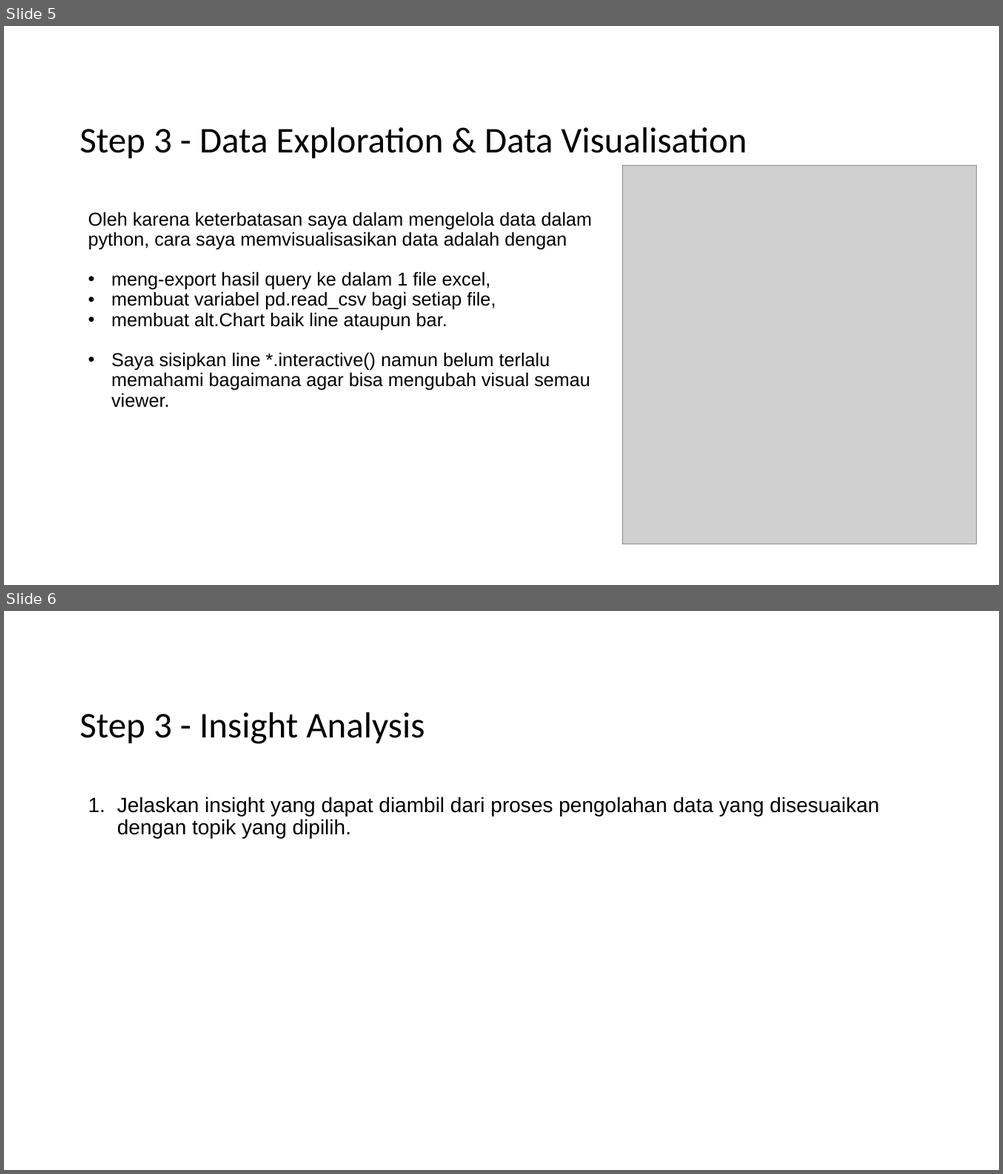
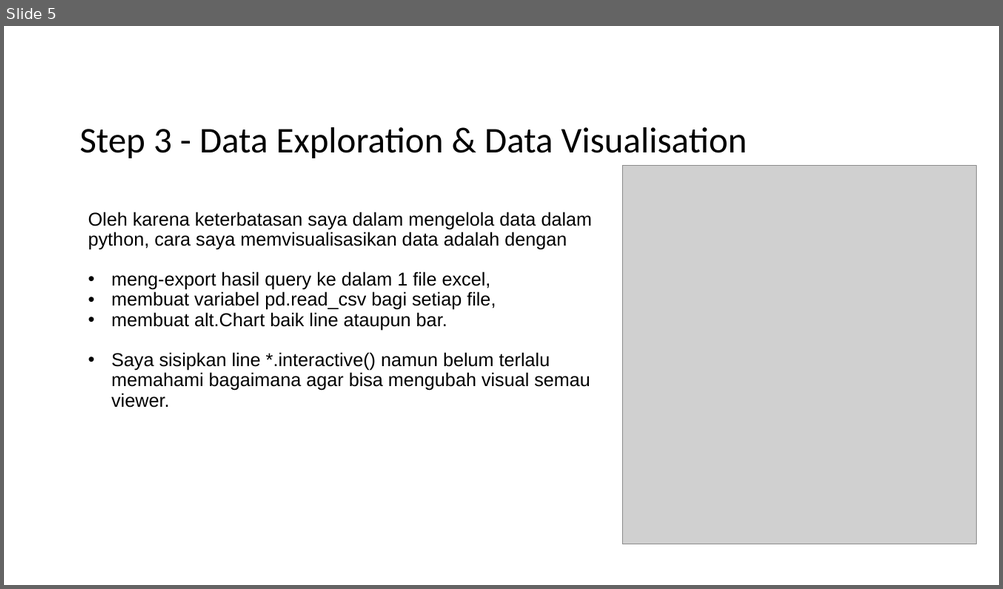
Before and after one commit to ridhomayo/TETRIS-DQLab-B3_Capstone_Project_142_RIDHO_MAYO, a slide deck: 142-Ridho-Mayo Tahapan Analisis Data Capstone Project .pptx. Shown one above the other, each under a label of ours: slides 5 and 6 before the commit, slide 5 after it. The pictures are 1003x1174 and 1003x589 pixels, drawn with LibreOffice and Linux fonts; fonts in the diff are those of the drawing; grey boxes stand for pictures; background and template pictures are left out. Boxes give left, top, right and bottom in pixels: in the first picture for what was removed or moved away, otherwise in the second. Text is boxed around its words. In the diff, an @@ line names an element or a change of style, - is before the commit and + after.

```diff
--- a/142-Ridho-Mayo Tahapan Analisis Data Capstone Project .pptx
+++ b/142-Ridho-Mayo Tahapan Analisis Data Capstone Project .pptx
@@ slide 6 removed at <box>4,611,999,1170</box>, background picture (left out) @@
@@ title removed at <box>79,712,424,744</box> @@
-Step 3 - Insight Analysis
@@ text removed at <box>117,797,879,838</box> @@
-1. Jelaskan insight yang dapat diambil dari proses pengolahan data yang disesuaikan dengan topik yang dipilih.
```
Also in this commit, not shown: 3 slides added.
